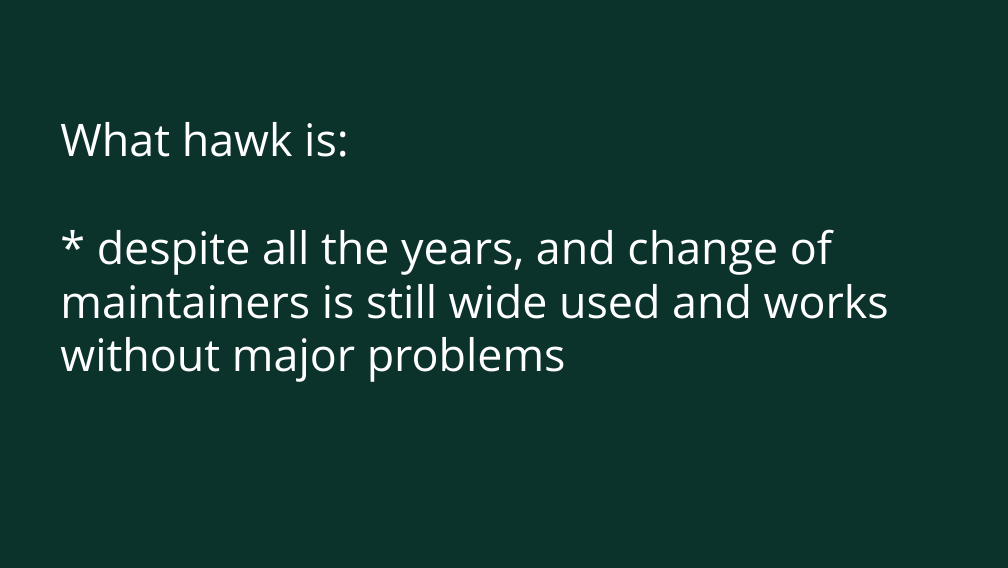
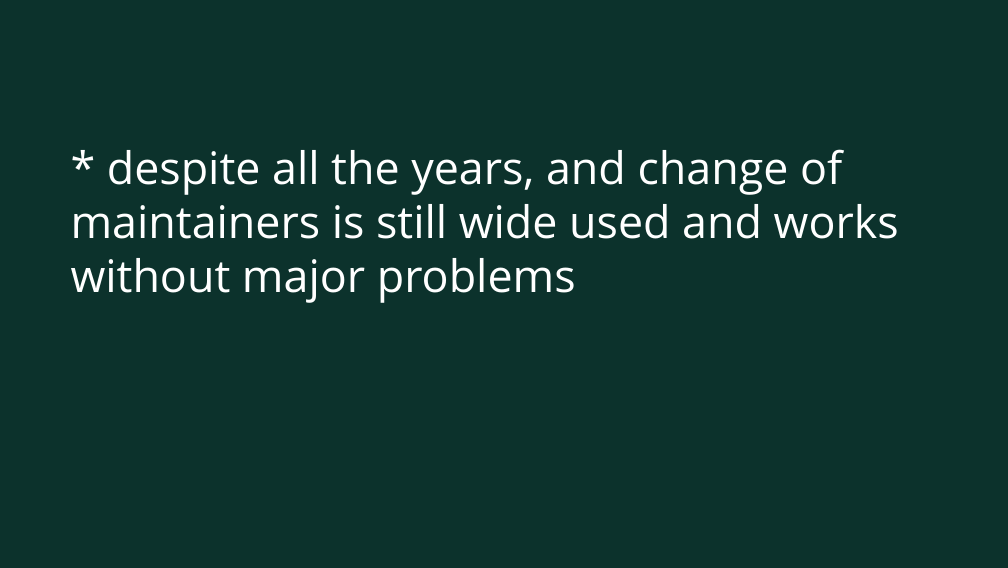
Before and after one commit to MalloZup/work-presentations, a slide deck: slide 5 of shap-presentations/hawk.odp. Drawn at 1008x568 pixels with LibreOffice and Linux fonts; fonts in the diff are those of the drawing; background and template pictures are left out. Boxes give left, top, right and bottom in pixels: in the first picture for what was removed or moved away, otherwise in the second. Text is boxed around its words. In the diff, an @@ line names an element or a change of style, - is before the commit and + after.

```diff
--- a/shap-presentations/hawk.odp
+++ b/shap-presentations/hawk.odp
@@ title at box(71, 149, 899, 303): text changed @@
-What hawk is:
-* despite all the years, and change of maintainers is still wide used and works without major problems
+* despite all the years, and change of maintainers is still wide used and works without major problems
```
Also in this commit, not shown: 3 other slides changed, 2 slides added, 3 slides removed, 3 other files.
